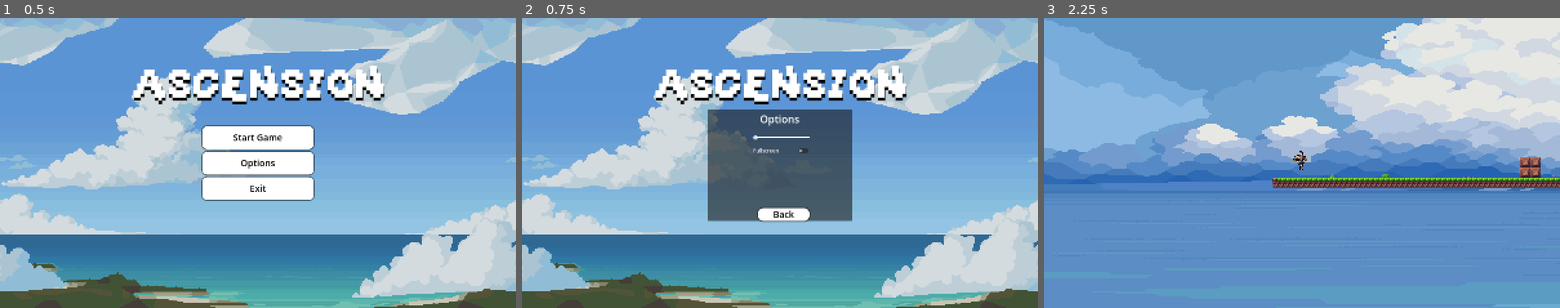
Above: before the commit, frames 1-3 (left to right).
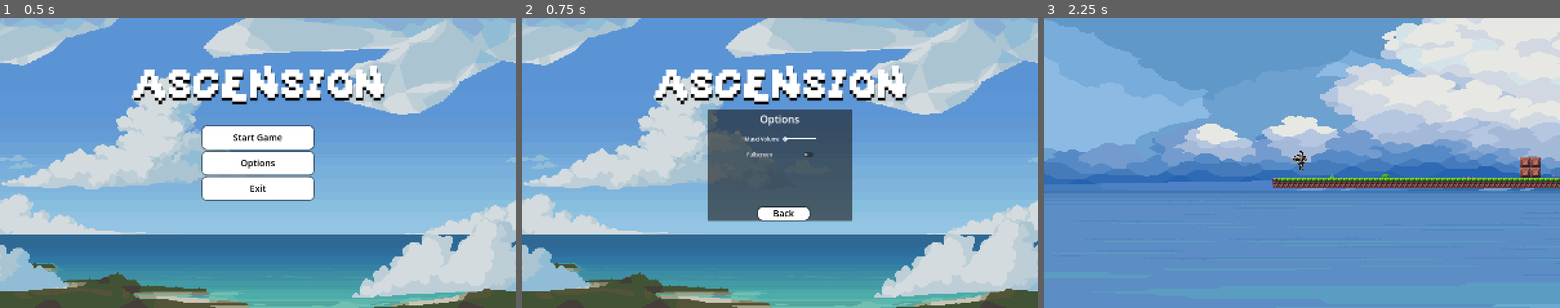
Above: after the commit, the same moments.

Repository: Lotarakuita/ASCENSION
Game: Godot game, scene res://scenes/Title Screen.tscn
The game is run twice, just before and just after one commit, with the same random seed, the same clock (stepped at 60 frames per second) and the same inputs.
Inputs:
- Up to frame 1 (0.5 s): no input
- Up to frame 2 (0.75 s): click "Options" at 0.5 s
- Up to frame 3 (2.25 s): click "Back" at 1.25 s; click "Start Game" at 2 s

Frame 1 is identical in both runs. In frame 2, 0.6% of the frame differs, in the area x 43-57%, y 40-71%; in frame 3, nothing differs.

Commit message:
Final touches on the Title screen

Diff:
--- a/scenes/Title Screen.tscn
+++ b/scenes/Title Screen.tscn
@@ -170,9 +170,9 @@
 [node name="Back" type="Button" parent="Options"]
 layout_mode = 0
 offset_left = 156.0
-offset_top = 305.0
+offset_top = 302.0
 offset_right = 315.0
-offset_bottom = 344.0
+offset_bottom = 341.0
 size_flags_vertical = 3
 theme_override_colors/font_hover_color = Color(0, 0, 0, 1)
 theme_override_colors/font_color = Color(0, 0, 0, 1)
@@ -185,15 +185,33 @@
 theme_override_styles/normal = SubResource("StyleBoxFlat_acu0y")
 text = "Back"
 
-[node name="Audio Control" type="HSlider" parent="Options"]
-layout_mode = 1
-anchors_preset = -1
-offset_left = 132.0
-offset_top = 78.0
-offset_right = 316.0
-offset_bottom = 94.0
-grow_horizontal = 2
-grow_vertical = 2
+[node name="VBoxContainer" type="VBoxContainer" parent="Options"]
+layout_mode = 1
+anchors_preset = 8
+anchor_left = 0.5
+anchor_top = 0.5
+anchor_right = 0.5
+anchor_bottom = 0.5
+offset_left = -110.5
+offset_top = -93.5
+offset_right = 110.5
+offset_bottom = 93.5
+grow_horizontal = 2
+grow_vertical = 2
+theme_override_constants/separation = 20
+
+[node name="HBoxContainer" type="HBoxContainer" parent="Options/VBoxContainer"]
+layout_mode = 2
+theme_override_constants/separation = 5
+
+[node name="Label" type="Label" parent="Options/VBoxContainer/HBoxContainer"]
+layout_mode = 2
+text = "Musci Volume"
+
+[node name="Audio Control" type="HSlider" parent="Options/VBoxContainer/HBoxContainer"]
+layout_mode = 2
+size_flags_horizontal = 3
+size_flags_vertical = 4
 theme_override_styles/slider = SubResource("StyleBoxLine_aw7pl")
 theme_override_styles/grabber_area = SubResource("StyleBoxLine_8f6ox")
 theme_override_styles/grabber_area_highlight = SubResource("StyleBoxLine_8f6ox")
@@ -203,12 +221,8 @@
 script = ExtResource("4_8f6ox")
 audio_bus_name = "Music"
 
-[node name="Fullscreen control" type="CheckButton" parent="Options"]
-layout_mode = 0
-offset_left = 134.0
-offset_top = 111.0
-offset_right = 319.0
-offset_bottom = 142.0
+[node name="Fullscreen control" type="CheckButton" parent="Options/VBoxContainer"]
+layout_mode = 2
 text = "Fullscreen"
 script = ExtResource("5_axgku")
 
@@ -221,5 +235,5 @@
 [connection signal="pressed" from="Main Buttons/Options" to="." method="_on_options_pressed"]
 [connection signal="pressed" from="Main Buttons/Exit" to="." method="_on_exit_pressed"]
 [connection signal="pressed" from="Options/Back" to="." method="_on_back_options_pressed"]
-[connection signal="value_changed" from="Options/Audio Control" to="Options/Audio Control" method="_on_value_changed"]
-[connection signal="toggled" from="Options/Fullscreen control" to="Options/Fullscreen control" method="_on_toggled"]
+[connection signal="value_changed" from="Options/VBoxContainer/HBoxContainer/Audio Control" to="Options/VBoxContainer/HBoxContainer/Audio Control" method="_on_value_changed"]
+[connection signal="toggled" from="Options/VBoxContainer/Fullscreen control" to="Options/VBoxContainer/Fullscreen control" method="_on_toggled"]
